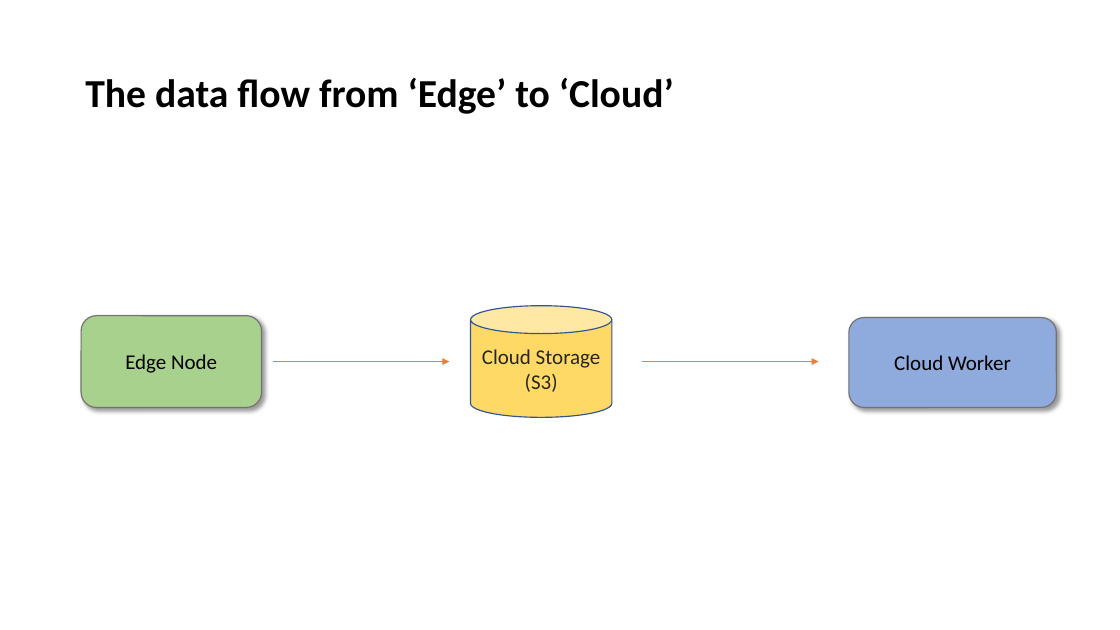
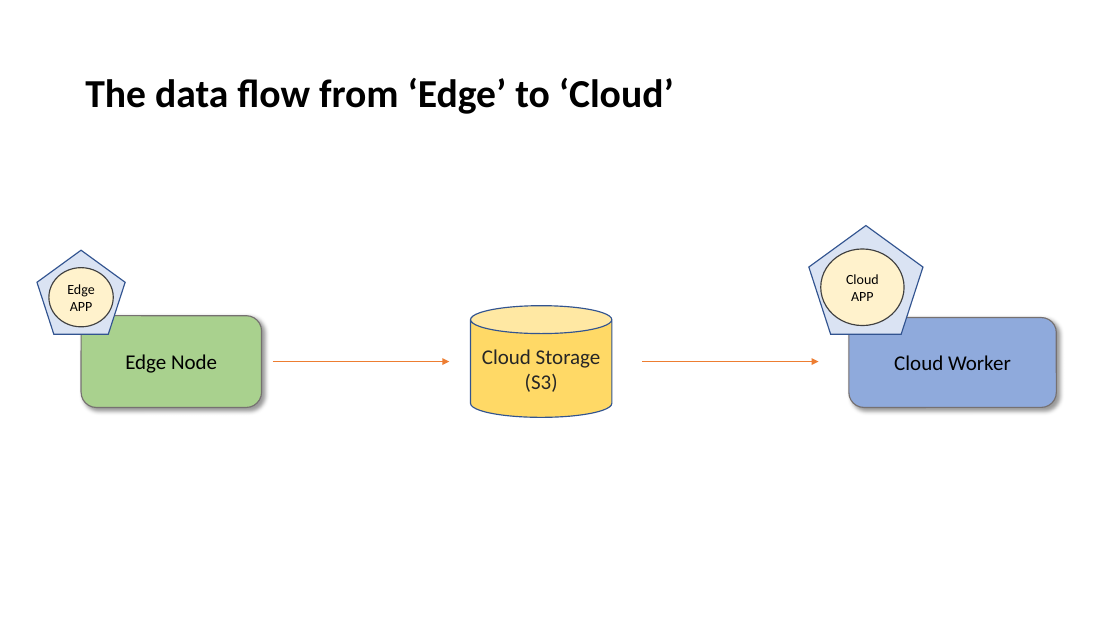
Before and after one commit to pdgetrf/fw_intern_2022, a slide deck: slide 8 of docs/architecture.pptx (slide 6 before the commit). Drawn at 1120x630 pixels with LibreOffice and Linux fonts; fonts in the diff are those of the drawing. Boxes give left, top, right and bottom in pixels: in the first picture for what was removed or moved away, otherwise in the second. Text is boxed around its words. In the diff, an @@ line names an element or a change of style, - is before the commit and + after.

```diff
--- a/docs/architecture.pptx
+++ b/docs/architecture.pptx
@@ pentagon added at (809,225,923,334), fill #DAE3F3, outline #325491 1 pt @@
@@ pentagon added at (37,250,125,334), fill #DAE3F3, outline #325491 1 pt @@
@@ ellipse added at (49,268,113,327), fill #FFF2CC, outline #404040 1 pt, 12 pt, text #000000 @@
+Edge APP
@@ ellipse added at (821,249,904,325), fill #FFF2CC, outline #404040 1 pt, 12 pt, text #000000 @@
+Cloud APP
```
Also in this commit, not shown: 4 other slides changed, 5 slides added, 3 slides removed.
